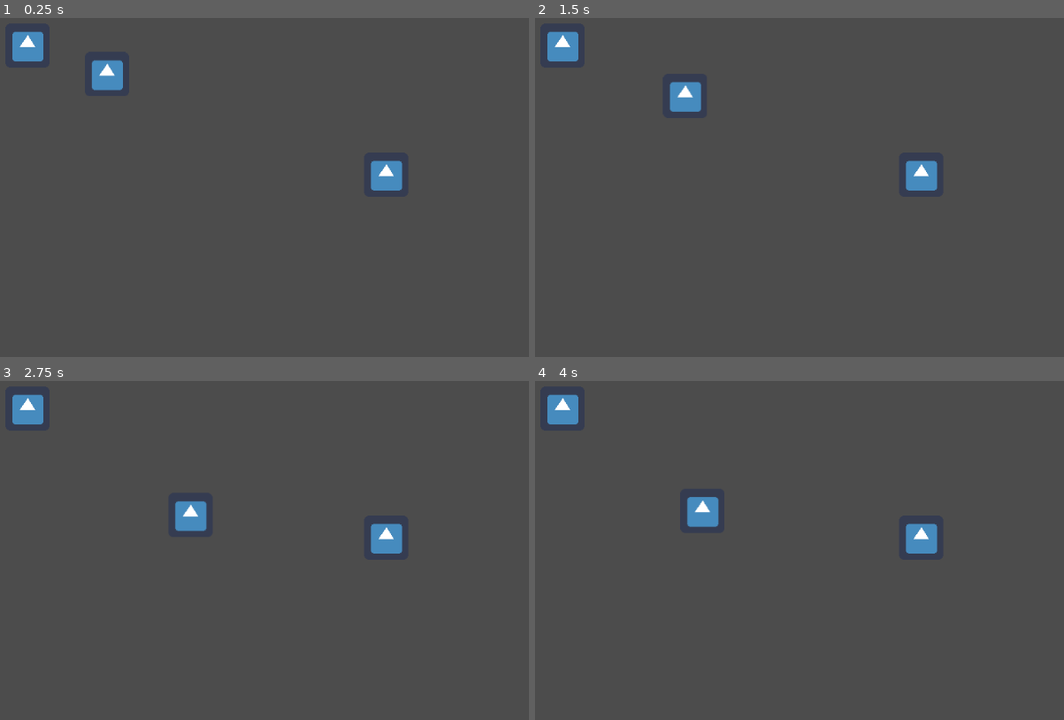
Above: before the commit, frames 1-4 (two rows, left to right).
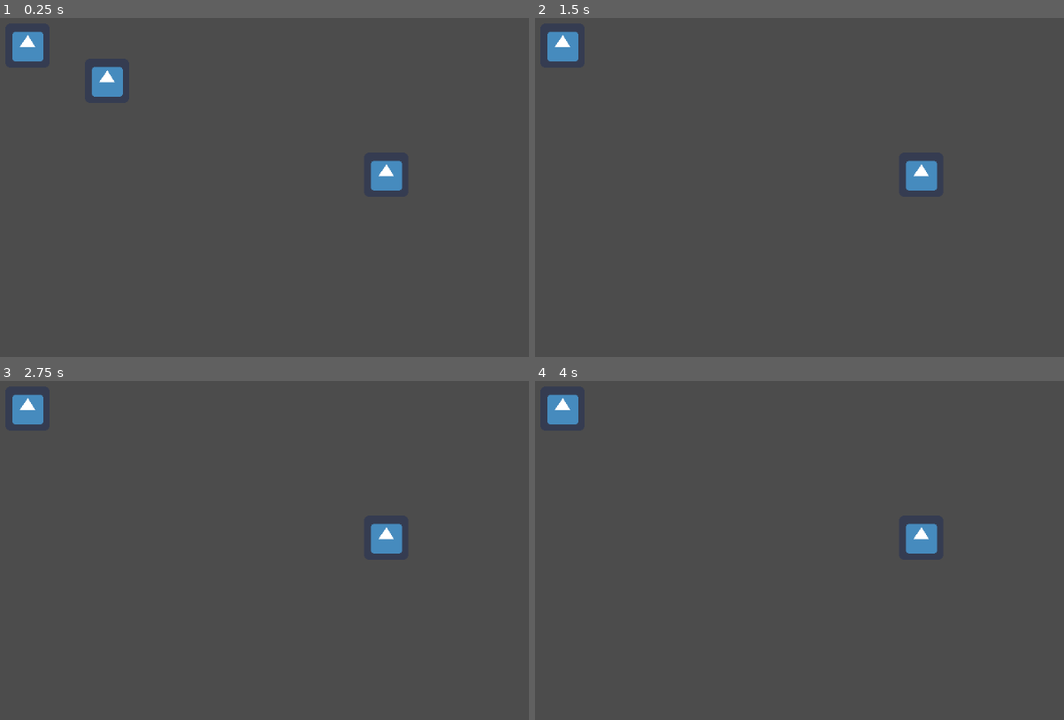
Above: after the commit, the same moments.

Repository: Blavier/Hearthfactions
Game: Godot game, scene res://Node2D.tscn
The game is run twice, just before and just after one commit, with the same random seed, the same clock (stepped at 60 frames per second) and the same inputs. The engine's default icon, where the game draws it, is replaced by a stand-in: a white triangle on a blue panel in a dark square.
Inputs:
- Up to frame 1 (0.25 s): no input
- Up to frame 2 (1.5 s): hold Right (ui_right) 0.53-1.28 s; hold Down (ui_down) from 1.28 s (still down)
- Up to frame 3 (2.75 s): release Down (ui_down) at 2.03 s; hold Right (ui_right) from 2.03 s (still down)
- Up to frame 4 (4 s): release Right (ui_right) at 2.78 s; hold Up (ui_up) 2.78-3.53 s; hold Left (ui_left) from 3.53 s (still down)

The runs differ from the first frame. In frame 1, 0.3% of the frame differs, in the area x 17-24%, y 12-24%; in frame 2, 0.5%; in frame 3, 0.5%, in the area x 33-40%, y 35-45%; in frame 4, 0.5%.

Commit message:
Update KinematicBody2D.gd

Diff:
--- a/KinematicBody2D.gd
+++ b/KinematicBody2D.gd
@@ -1,26 +1,31 @@
 extends KinematicBody2D
 
-var speed = 5000
+var movementspeed = 50
+var friction = 0.98
 
-var gravity = 800
+var gravity = 5
 var time_passed = 0
 var velocity = Vector2()
 
 func _physics_process(delta):
-	velocity = Vector2()
 
 	if Input.is_action_pressed("ui_right"):
-		velocity.x += 1
+		velocity.x += movementspeed
 	if Input.is_action_pressed("ui_left"):
-		velocity.x -= 1
+		velocity.x -= movementspeed
 	if Input.is_action_pressed("ui_down"):
-		velocity.y += 1
+		velocity.y += movementspeed
 	if Input.is_action_pressed("ui_up"):
-		velocity.y -= 1
+		velocity.y -= movementspeed
 
-	velocity = velocity.normalized() * speed * delta
+	velocity.x *= friction;
+	#velocity.y *= friction;
 
-	time_passed += delta
-	velocity.y += gravity * time_passed * delta
+	#velocity.x += speed * delta
+	#velocity.y += speed * delta
+
+
+	#time_passed += delta
+	velocity.y += gravity
 
 	move_and_slide(velocity)
